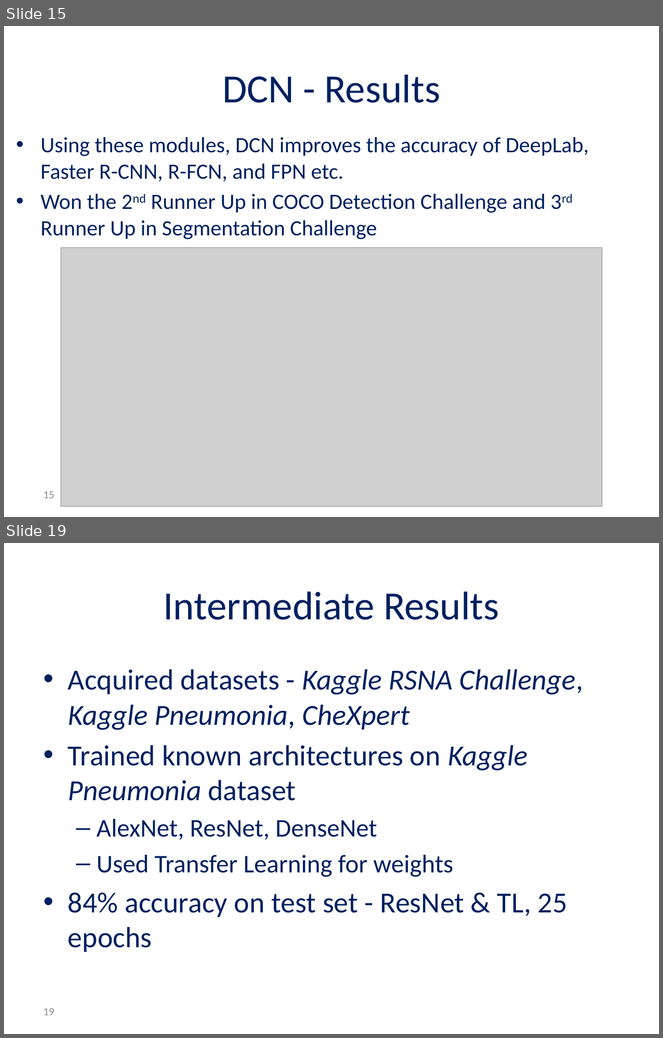
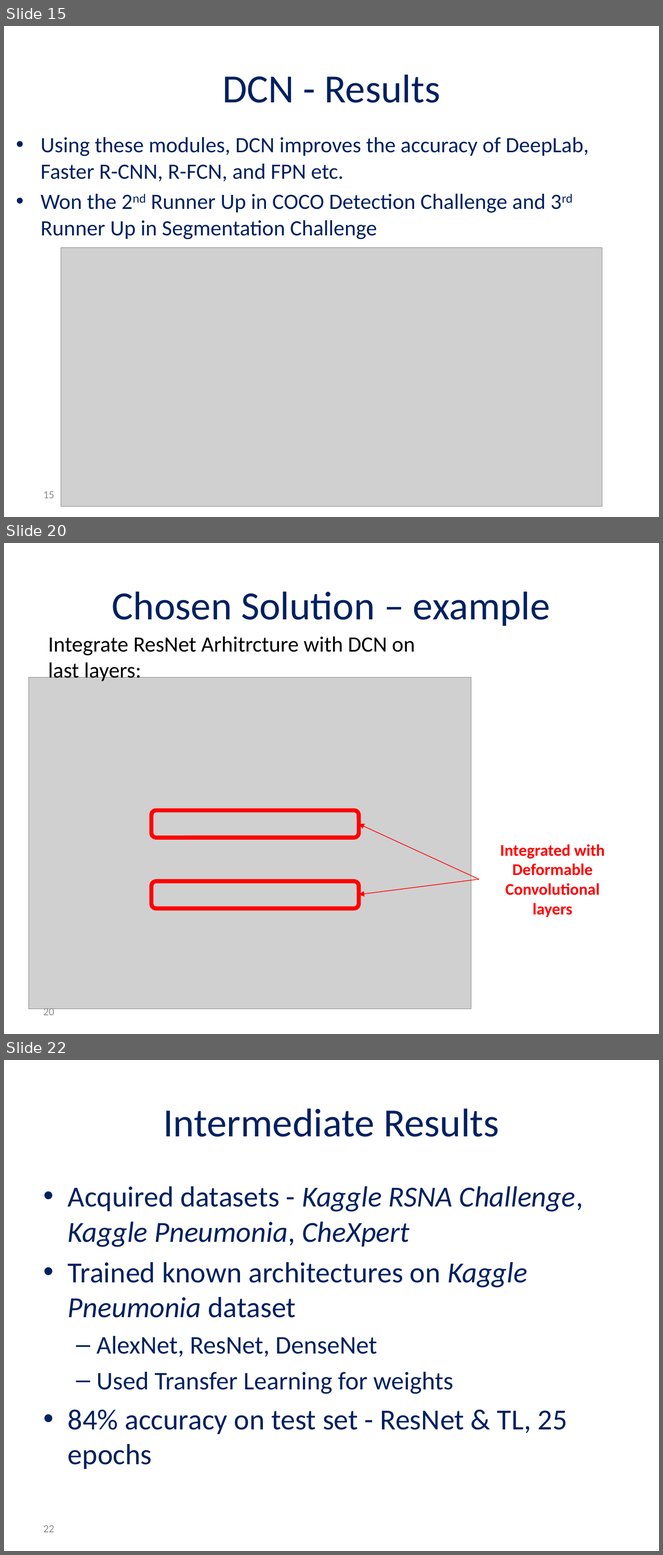
Before and after one commit to andyro2/Pneumonia-Detection-from-Chest-X-Rays-with-Robustness-to-Deformations, a slide deck: MidPresentation_Andy_Or.pptx. Shown one above the other, each under a label of ours: slides 15 and 19 before the commit, slides 15, 20 and 22 after it; the slides between them are not shown. The pictures are 663x1038 and 663x1555 pixels, drawn with LibreOffice and Linux fonts; fonts in the diff are those of the drawing; grey boxes stand for pictures; background and template pictures are left out. Boxes give left, top, right and bottom in pixels: in the first picture for what was removed or moved away, otherwise in the second. Text is boxed around its words. In the diff, an @@ line names an element or a change of style, - is before the commit and + after.

```diff
--- a/MidPresentation_Andy_Or.pptx
+++ b/MidPresentation_Andy_Or.pptx
@@ slide 20 added at <box>4,543,659,1034</box>, background #FFFFFF @@
@@ title added at <box>112,591,551,626</box>, 44 pt, text #002060 @@
+Chosen Solution – example
@@ text added at <box>48,636,415,683</box>, 24 pt, text #000000 @@
+Integrate ResNet Arhitrcture with DCN on last layers:
@@ picture added at <box>29,677,471,1009</box> @@
@@ rounded rectangle added at <box>152,810,359,838</box>, outline #FF0000 4.5 pt @@
@@ arrow added from (479, 880) to (359, 824), #FF0000 0.75 pt @@
@@ text added at <box>500,845,605,917</box>, 18 pt, text #FF0000, bold @@
+Integrated with Deformable Convolutional layers
@@ rounded rectangle added at <box>152,882,359,909</box>, outline #FF0000 4.5 pt @@
@@ arrow added from (479, 880) to (359, 895), #FF0000 0.75 pt @@
@@ page number added at <box>44,1008,54,1016</box>, 12 pt, text #8C8C8C @@
+20
@@ what was slide 19 is now slide 22 @@
@@ page number at <box>44,1525,54,1533</box>: text changed @@
-19
+22
```
Also in this commit, not shown: 3 slides changed, 2 other slides added, 3 slides removed.
